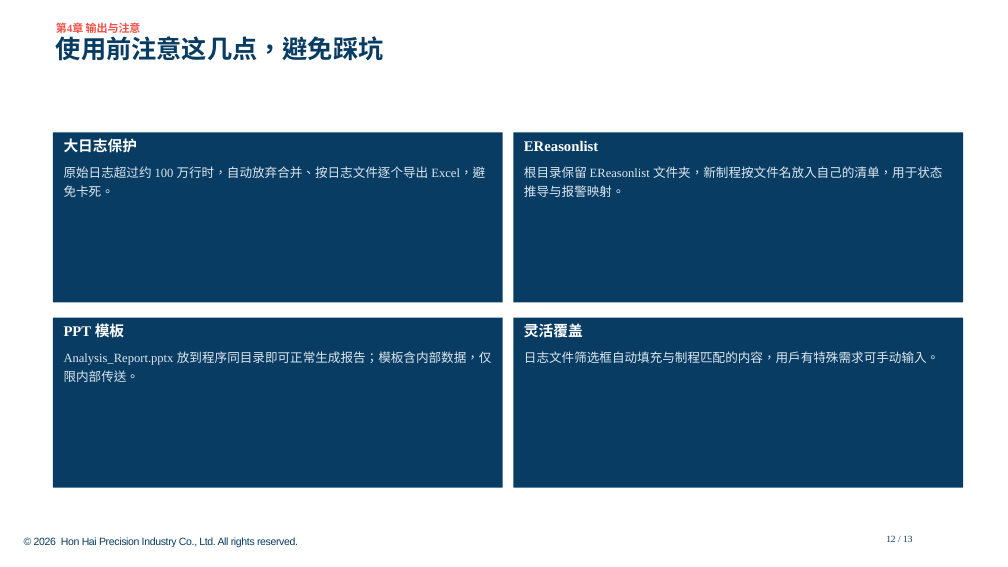
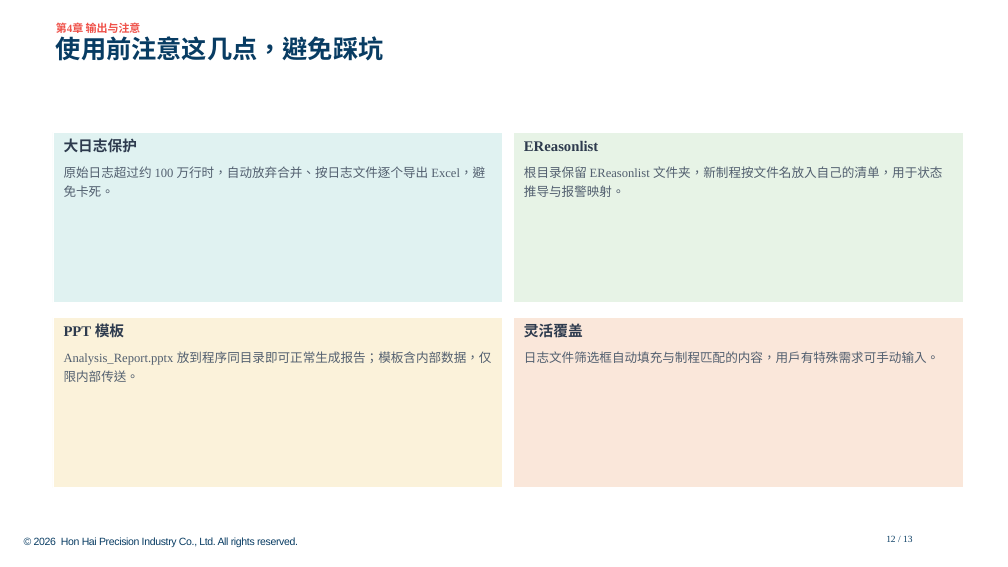
Before and after one commit to Longtianhong88888/MC_LogAnalysis, a slide deck: slide 12 of docs/usage_deck/final/机台log分析使用说明.pptx. Drawn at 1008x567 pixels with LibreOffice and Linux fonts; fonts in the diff are those of the drawing; background and template pictures are left out. Boxes give left, top, right and bottom in pixels: in the first picture for what was removed or moved away, otherwise in the second. Text is boxed around its words. In the diff, an @@ line names an element or a change of style, - is before the commit and + after.

Commit message:
docs: 使用说明PPT卡片改为浅色系多色+磨砂玻璃效果
- 每页卡片使用不同浅色（6色pastel色板：浅蓝/青/绿/黄/橙/紫），跨页错开起点避免同构
- 磨砂玻璃：填充透明度45% + 白色细描边 + 深灰蓝文字（半透明浅色块）
- 功能页6色、亮点页6色（错开）、EFF页3色、注意页4色
- 三质量门通过，final已更新

```diff
--- a/docs/usage_deck/final/机台log分析使用说明.pptx
+++ b/docs/usage_deck/final/机台log分析使用说明.pptx
@@ rectangle "大日志保护" at (x1=53, y1=132, x2=503, y2=302): text colour #FFFFFF to #2E3B4E in "大日志保护"; text colour #DDE6EF to #525F6F in "原始日志超过约 100 万行时，自动放弃合并、按日志文件逐个导出 Excel，避免卡死。"; fill #083C63 to #E0F2F1; outline none to #FFFFFF 0.75 pt @@
@@ rectangle "EReasonlist" at (x1=513, y1=132, x2=963, y2=302): text colour #FFFFFF to #2E3B4E in "EReasonlist"; text colour #DDE6EF to #525F6F in "根目录保留 EReasonlist 文件夹，新制程按文件名放入自己的清单，用于状态推导与报警映射。"; fill #083C63 to #E7F3E6; outline none to #FFFFFF 0.75 pt @@
@@ rectangle "PPT 模板" at (x1=53, y1=318, x2=503, y2=488): text colour #FFFFFF to #2E3B4E in "PPT 模板"; text colour #DDE6EF to #525F6F; fill #083C63 to #FBF2DA; outline none to #FFFFFF 0.75 pt @@
@@ rectangle "灵活覆盖" at (x1=513, y1=318, x2=963, y2=488): text colour #FFFFFF to #2E3B4E in "灵活覆盖"; text colour #DDE6EF to #525F6F in "日志文件筛选框自动填充与制程匹配的内容，用户有特殊需求可手动输入。"; fill #083C63 to #FAE7DA; outline none to #FFFFFF 0.75 pt @@
```
Also in this commit, not shown: 3 other slides changed, 13 other files.
